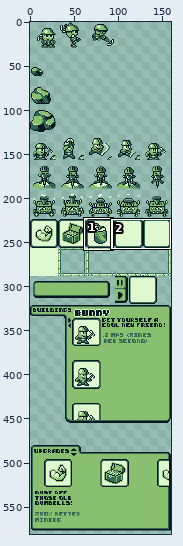
File history of a pixel-art file, Godot/Assets/Sprites/Spritesheet.aseprite. Above: a wide view before the commit, with the close-up outlined.
Close-up. The starting point:
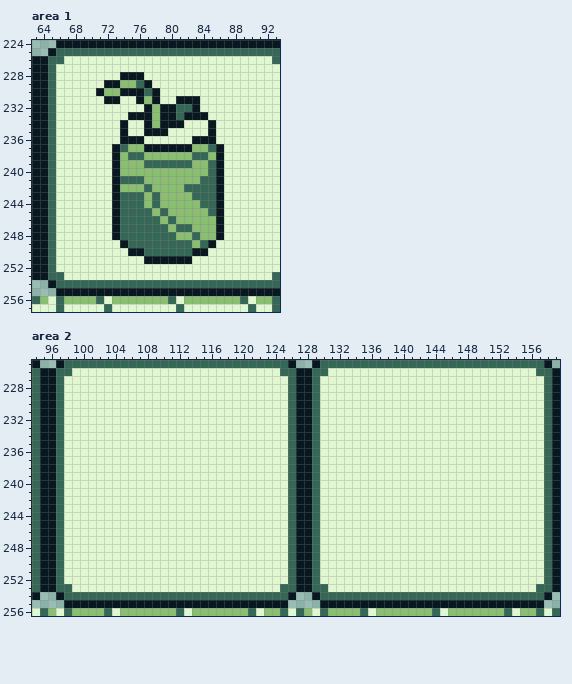
160x1000 pixels, 1 frame. Shown: area 1: x 63..93, y 224..257; area 2: x 94..159, y 225..256. The wide view leaves out empty margins.
The same view after the edit:
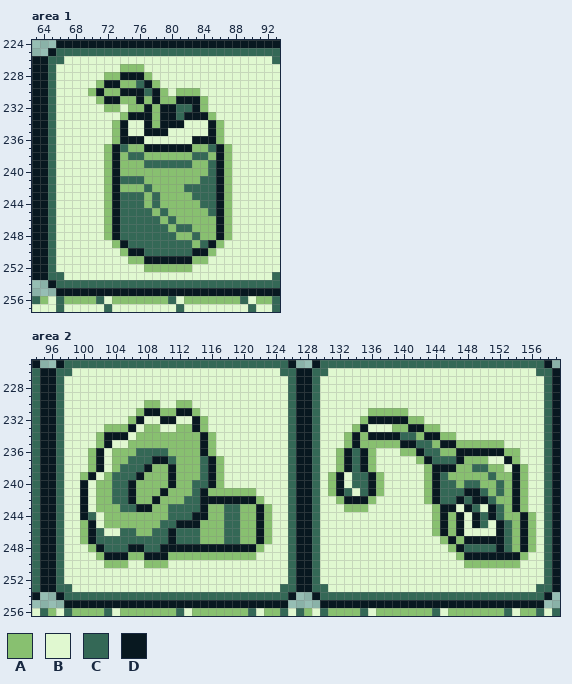
Palette (. is transparent): A #88c070  B #e0f8d0  C #346856  D #081820
The edit:
Changed rows in their new state; - is an unchanged pixel.
Area 1, layer "Layer 1":
first column x 70:
227 ----AAA-----------
228 --AA---A----------
229 -A------A---------
230 A--------A-AAA----
231 -A--AA---AA---A---
232 --AA-AA-------A---
233 ----A----------A--
234 ---A------------A-
235 ---A------------A-
236 ---A------------A-
237 --A--------------A
238 --A--------------A
239 --A--------------A
240 --A--------------A
241 --A--------------A
242 --A--------------A
243 --A--------------A
244 --A--------------A
245 --A--------------A
246 --A--------------A
247 --A--------------A
248 --A--------------A
249 ---A------------A-
250 ----A----------A--
251 -----AA------AA---
252 -------AAAAAA-----
Area 2, layer "Layer 1":
first column x 100:
230 --------AA--AA-------------------------------------------
231 -------ADDAADDA---------------------AAAAA----------------
232 ------AD--DD--DA-------------------ADDDDDAA--------------
233 ---AAAD-AA--AADA------------------AD---AADDAA------------
234 --ADDD-AAAAAAAADA----------------ADADDDDCCADDAA----------
235 --AD--AAAAAAAAADA----------------ADAAAAADDCCADDAAAAAA----
236 -AD-AAACCCCAAAADA---------------ADCDA---AADCCAADDDDDDAA--
237 -AD-AACCCDDCAAACDA--------------ADCDA-----ADCCCDAAA--DA--
238 -AD-ACCCDAADAAACDA--------------ADCDA------ADDDAACCAA-DA-
239 AD-ACCCDAAADAAACDA-------------AD-CCDA-----ADCAAAAACAADA-
240 D-AACCDAAAADAACCDA-------------AD-CCDA-----ADCCACCAACADA-
241 D-AACCDAAADAAACDAAAAAA---------ADC-CDA-----ADCCCDDCACADA-
242 D-AACCDAADAAACCDDDDDDDA---------ADDDA------ADCCDCDDCAADA-
243 D-AAACCDDAACCCCDAACCAADA---------AAA--------ADD-DC-DCADA-
244 DC-AAAAAAAACCCDDAACCAADA--------------------ADAD-DCDCAADA
245 AD-AAAAAAACCDDDAAACCAADA--------------------ADAD-DC-DCADA
246 ADC--CCAACCDCCCAAACCAADA--------------------ADAD----DCADA
247 ADCCCCCCCCCDCCCAAACCAADA---------------------ADADDDDDCADA
248 -ADCCCDDCCDDDDDDDDDDDDA-----------------------ADCCCCDCADA
249 --ADDDAADDDAAAAAAAAAAA-------------------------ADDDDDDDA-
250 ---AAA--AAA-------------------------------------AAAAAAA--
Boxes around the changes in both close-ups, in picture pixels (x1, y1, x2, y2):
changed: (88, 64, 232, 272)
changed: (80, 400, 272, 568)
changed: (328, 408, 536, 568)
